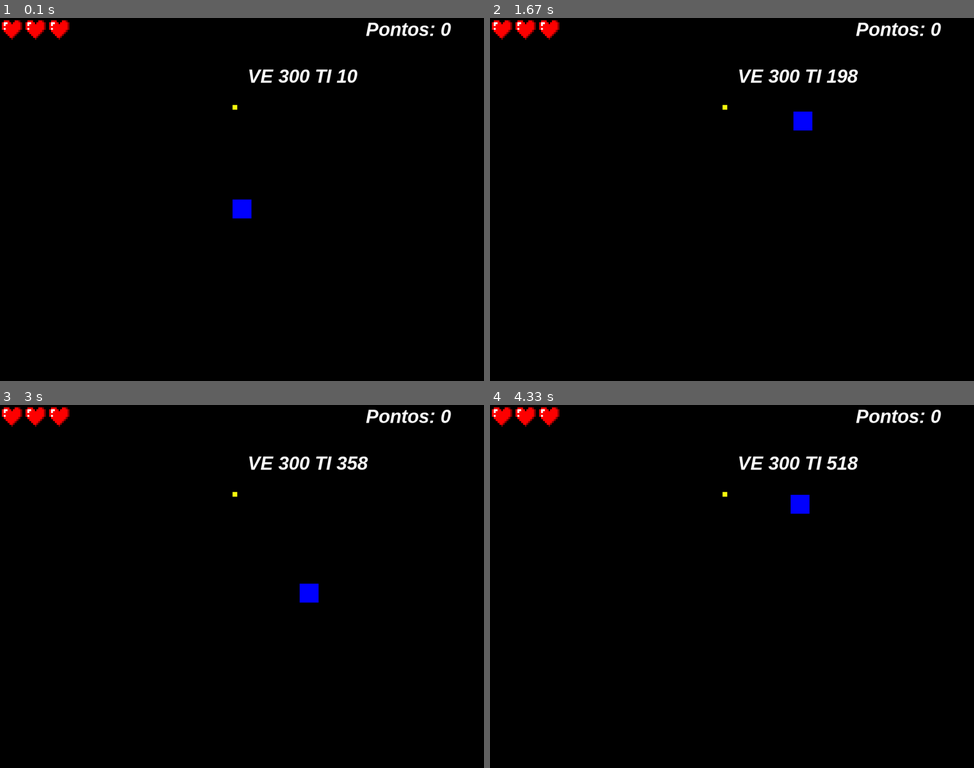
Above: before the commit, frames 1-4 (two rows, left to right).
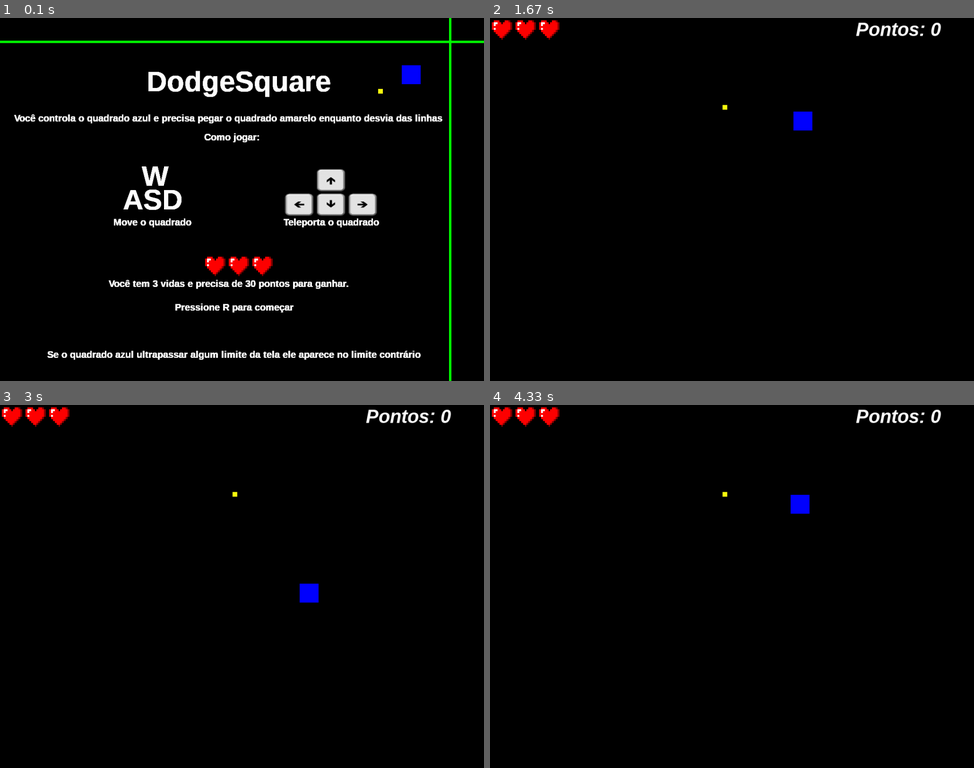
Above: after the commit, the same moments.

Repository: lucastoll/DodgeSquare-Pygame
Game: pygame game, started from DodgeSquare.py
Same seed, same stepped clock (60 frames per second), same inputs: the game is played once before the commit and once after it.
Inputs:
- Up to frame 1 (0.1 s): no input
- Up to frame 2 (1.67 s): hold R 0.33-0.8 s; hold Right 0.83-1.3 s; hold Up 1.33-1.63 s; hold W 1.33-1.63 s
- Up to frame 3 (3 s): hold Right 1.67-2.13 s; hold D 1.67-2.13 s; hold Left 2.17-2.7 s; hold A 2.17-2.7 s; hold Down from 2.73 s (still down); hold S from 2.73 s (still down)
- Up to frame 4 (4.33 s): release Down at 3.03 s; release S at 3.03 s; hold Left 3.07-3.47 s; hold A 3.07-3.47 s; hold Up 3.5-3.87 s; hold W 3.5-3.87 s; hold Right from 3.9 s (still down); hold D from 3.9 s (still down)

The runs differ from the first frame. In frame 1, 9.9% of the frame differs, in the area x 0-100%, y 0-100%; in frame 2, 0.5%; in frame 3, 0.5%; in frame 4, 0.5%.

Commit message:
Jogo finalizado
Tela inicial adicionada
Imagens pos jogo
melhorias gerais

Diff:
--- a/DodgeSquare.py
+++ b/DodgeSquare.py
@@ -50,7 +50,7 @@
 # Sons
 pygame.mixer.music.set_volume(0.2)
 pygame.mixer.music.load('content/xDeviruchi - Minigame .mp3') #Background music
-pygame.mixer.music.play(-1)#musica principal play forever
+
 
 damage_sound = pygame.mixer.Sound('content/smas_damage.wav')
 heartup_sound = pygame.mixer.Sound('content/smas_heart.wav')
@@ -61,6 +61,17 @@
 #Imagens
 heart = pygame.image.load('content/heart.png')
 heart = pygame.transform.scale(heart, (50, 50))
+
+ganhou = pygame.image.load('content/ganhou.jpeg')
+perdeu = pygame.image.load('content/perdeu.jpeg')
+perdeu2 = pygame.image.load('content/perdeu2.jpeg')
+perdeu2 = pygame.transform.scale(perdeu2, (500, 500))
+recorde = pygame.image.load('content/recorde.jpeg')
+recorde = pygame.transform.scale(recorde, (400, 400))
+wrecord = pygame.image.load('content/wrecord.png')
+setas = pygame.image.load('content/setas.jpg')
+setas = pygame.transform.scale(setas, (200, 100))
+
 
 #Controle linhas horizontais
 xlinha = -1
@@ -76,6 +87,60 @@
 xpontos = 492 #Um pouco acima do player para ele entender como funciona
 ypontos = 184
 
+start = True
+while start:
+    for event in pygame.event.get():  # Loop verficação de ação, para fechar o programa quando pedido.
+        if event.type == QUIT:
+            pygame.quit()
+            exit()
+        if event.type == KEYDOWN:  # Movimentação quadrado com setas
+            if event.key == K_r:
+                start = False
+    pygame.draw.line(tela, (0, 255, 0), [0, 50], [1024, 50], 5)
+    pygame.draw.rect(tela, (0, 255, 0), (950, 0, 5, altura))
+    pygame.draw.rect(tela, (0, 0, 255), (850, 100, 40, 40))
+    pygame.draw.rect(tela, (250, 253, 15), (800, 150, 10, 10))
+    fonte_start = pygame.font.SysFont('Bahnschrift', 60, True)  # Inicializar fonte
+    fonte_start2 = pygame.font.SysFont('Arial', 20, True)  # Inicializar fonte
+    mensagem_start = 'DodgeSquare'
+    mensagem_start2 = 'Como jogar:'
+    mensagem_start3 = 'W'
+    mensagem_start4 = 'ASD'
+    mensagem_start5 = 'Move o quadrado'
+    mensagem_start6 = 'Você controla o quadrado azul e precisa pegar o quadrado amarelo enquanto desvia das linhas'
+    mensagem_start7 = 'Teleporta o quadrado'
+    mensagem_start8 = 'Se o quadrado azul ultrapassar algum limite da tela ele aparece no limite contrário'
+    mensagem_start9 = 'Você tem 3 vidas e precisa de 30 pontos para ganhar.'
+    mensagem_start10 = 'Pressione R para começar'
+
+    texto_start = fonte_start.render(mensagem_start, True, (255, 255, 255))
+    texto_start2 = fonte_start2.render(mensagem_start6, True, (255, 255, 255))
+    texto_start3 = fonte_start2.render(mensagem_start2, True, (255, 255, 255))
+    texto_start4 = fonte_start.render(mensagem_start3, True, (255, 255, 255))
+    texto_start5 = fonte_start.render(mensagem_start4, True, (255, 255, 255))
+    texto_start6 = fonte_start2.render(mensagem_start5, True, (255, 255, 255))
+    texto_start7 = fonte_start2.render(mensagem_start7, True, (255, 255, 255))
+    texto_start8 = fonte_start2.render(mensagem_start8, True, (255, 255, 255))
+    texto_start9 = fonte_start2.render(mensagem_start9, True, (255, 255, 255))
+    texto_start10 = fonte_start2.render(mensagem_start10, True, (255, 255, 255))
+
+    tela.blit(texto_start, (largura / 3.3, 100))
+    tela.blit(texto_start2, (30, 200))
+    tela.blit(texto_start3, (largura / 2 - 80, 240))
+    tela.blit(texto_start4, (300, 300))
+    tela.blit(texto_start5, (260, 350))
+    tela.blit(texto_start6, (240, 420))
+    tela.blit(setas, (600, 320))
+    tela.blit(texto_start7, (600, 420))
+    tela.blit(texto_start8, (100, 700))
+    tela.blit(heart, (430, 500))
+    tela.blit(heart, (480, 500))
+    tela.blit(heart, (530, 500))
+    tela.blit(texto_start9, (230, 550))
+    tela.blit(texto_start10, (370, 600))
+
+    pygame.display.update()  # Atualiza o display com os textos novos
+pygame.mixer.music.play(-1)  # musica principal play forever
 while True:
     if vidas == 3:
         tela.blit(heart, (0,0))
@@ -117,6 +182,7 @@
         mensagem_win  = 'Você ganhou'
         mensagem_win2 = 'Recompensa = +2 QI'
         mensagem_win3 = 'Pressione R para jogar novamente'
+        mensagem_record = 'RECORDE MUNDIAL!!!!!!!!!!!!!'
 
         texto_formatado = fonte.render(mensagem, True, (255, 255, 255))  # Renderizar o texto
         tela.blit(texto_formatado, (largura / 2 - 100, 1))
@@ -125,15 +191,30 @@
         texto_win = fonte.render(mensagem_win, True, (255, 255, 255))
         texto_win2 = fonte.render(mensagem_win2, True, (255, 255, 255))
         texto_win3 = fonte.render(mensagem_win3, True, (255, 255, 255))
-        if pontos >= 30:
+        texto_recorde = fonte.render(mensagem_record, True, (255, 255, 255))
+        if (pontos >= 30) & (pontos < 50):
             win_sound.play()
             tela.blit(texto_win, (largura/2 - 130, 100))
             tela.blit(texto_win2, (largura/2 - 200, 200))
             tela.blit(texto_win3, (largura/2 - 320, 300))
+            tela.blit(ganhou, ((largura/2 - 350, 400)))
+        elif pontos >= 50:
+            win_sound.play()
+            tela.blit(texto_recorde, (largura / 2 - 250, 100))
+            tela.blit(texto_win2, (largura / 2 - 200, 200))
+            tela.blit(texto_win3, (largura / 2 - 320, 300))
+            tela.blit(wrecord, ((largura / 2 - 350, 400)))
+            tela.blit(recorde, ((largura / 2, 350)))
         else:
             gameover_sound.play()
             tela.blit(texto_loss, (largura / 2 - 120, 100))
             tela.blit(texto_loss2, (largura / 2 - 320, 200))
+            perdeu_imagem = randint(1, 2)
+            if perdeu_imagem == 1:
+                tela.blit(perdeu, (largura / 2 - 300, 280))
+            else:
+                tela.blit(perdeu2, (largura / 2 - 240, 300))
+
         dead = True
         while dead: #while dead == True
             for event in pygame.event.get():  # Loop verficação de ação, para fechar o programa quando pedido.
@@ -209,8 +290,8 @@
     #Colisão player x ponto
     if player.colliderect(ponto):
         pontos += 1
-        xpontos = randint(24, 924)
-        ypontos = randint(100, 668)
+        xpontos = randint(104, 924)
+        ypontos = randint(100, 690)
         coin_sound.play()
     # Movimentação quadrado com wasd pressionando
     if pygame.key.get_pressed()[K_a]:
@@ -231,7 +312,8 @@
     if yrec >= altura:  # 768
         yrec = 0
 
+
     # printar texto
-    mensagem2 = f'VE {velocidade} TI {timer}' #Pontuação mensagem
-    texto_formatado2 = fonte.render(mensagem2, True, (255, 255, 255)) #Renderizar o texto
-    tela.blit(texto_formatado2, (largura - 500, 100))
+    # mensagem2 = f'VE {velocidade} TI {timer}' #Pontuação mensagem
+    # texto_formatado2 = fonte.render(mensagem2, True, (255, 255, 255)) #Renderizar o texto
+    # tela.blit(texto_formatado2, (largura - 500, 100))
--- a/testes.py
+++ /dev/null
@@ -1 +0,0 @@
-import pygame
Binary file added: content/ganhou.jpeg
Binary file added: content/perdeu.jpeg
Binary file added: content/perdeu2.jpeg
Binary file added: content/recorde.jpeg
Binary file added: content/setas.jpg
Binary file added: content/wrecord.png
Not shown, added: DodgeSquare.exe
Not shown, removed: Pygame.ipynb
